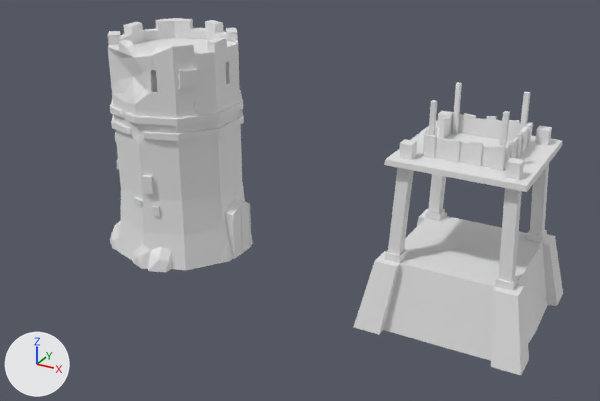
Two versions of the Blender file Models/Archer Tower L1.blend, one commit apart.
Both versions are drawn from a camera (50 mm lens) standing at (2.52, -8.71, 5.34) and looking at (-2.27, -0.01, 0.99). The lights are fixed; the arrows at lower left show +X, +Y and +Z.

The older version as bpy lines, for what is in view:
```python
me_cube = bpy.data.meshes.new('Cube')
me_cube.from_pydata(...)  # 632 vertices, 609 faces; spans x -1.0..1.0, y -1.0..1.0, z -0.07..6.36
me_cylinder_001 = bpy.data.meshes.new('Cylinder.001')
me_cylinder_001.from_pydata(...)  # 635 vertices, 638 faces; spans x -0.96..0.98, y -1.07..1.0, z 0.0..3.0
ob_cube_001 = bpy.data.objects.new('Cube.001', me_cube)
ob_cube_001.location = (0.0, 0.0, 0.0)
ob_cube_001.scale = (1.0, 1.0, 0.426)
ob_hwacha_tower = bpy.data.objects.new('Hwacha_Tower', me_cylinder_001)
ob_hwacha_tower.location = (-4.16, 0.0, 0.0)
```
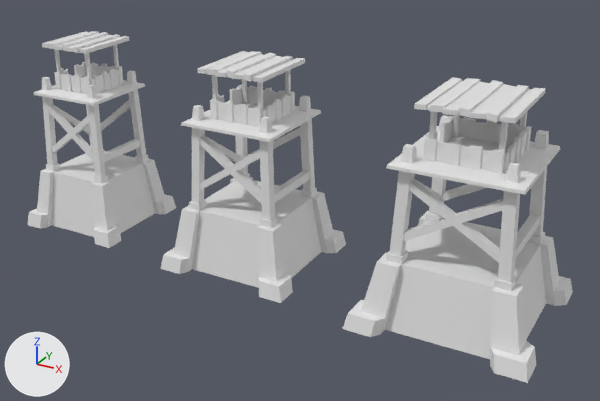
Commit message: Finished archer tower

Diff of the bpy script that builds the scene:
```diff
--- a/Models/Archer Tower L1.blend.py
+++ b/Models/Archer Tower L1.blend.py
@@ me_cube @@
 # used by ob_cube_001; location = (0.0, 0.0, 0.0); scale = (1.0, 1.0, 0.426)
-me_cube.from_pydata(...)  # 632 vertices, 609 faces; spans x -1.0..1.0, y -1.0..1.0, z -0.07..6.36
+me_cube.from_pydata(...)  # 850 vertices, 847 faces; spans x -1.1..1.1, y -1.1..1.1, z 0.0..2.74
+# me_cube part 1: 632 vertices removed from x -1.0..1.0, y -1.0..1.0, z -0.07..6.36; 850 vertices added at x -1.1..1.1, y -1.1..1.1, z 0.0..2.74
+# me_cube part 2: the surface is now shaded smooth
@@ me_cube_003 @@
+me_cube_003.from_pydata(...)  # 850 vertices, 847 faces; spans x -1.1..1.1, y -1.1..1.1, z 0.0..2.74
+me_cube_003.polygons.foreach_set('use_smooth', [True] * 847)
@@ ob_cube_001 @@
 ob_cube_001.location = (0.0, 0.0, 0.0)
-ob_cube_001.scale = (1.0, 1.0, 0.426)
@@ ob_hwacha_tower @@
-ob_hwacha_tower = bpy.data.objects.new('Hwacha_Tower', me_cylinder_001)
-ob_hwacha_tower.location = (-4.16, 0.0, 0.0)
@@ ob_cube_000 @@
+ob_cube_000 = bpy.data.objects.new('Cube.000', me_cube_003)
+ob_cube_000.location = (-2.97, 0.0, 0.0)
+ob_cube_000.scale = (0.851, 0.851, 1.0)
@@ ob_cube_002 @@
+ob_cube_002 = bpy.data.objects.new('Cube.002', me_cube_003.copy())
+ob_cube_002.location = (-5.71, 0.0, 0.0)
+ob_cube_002.scale = (0.719, 0.719, 1.0)
```

Where the change shows, as pixel boxes [x1, y1, x2, y2] in the pictures (600 x 401 px; the box of a moved part takes in the faces that stretch with it):
'Cube.001', reshaped, rescaled (10% wider): before [354, 82, 563, 375]; after [342, 77, 573, 383]
'Hwacha_Tower', deleted: before [108, 18, 253, 272]
'Cube.000', added: after [160, 51, 346, 303]
'Cube.002', added: after [27, 31, 176, 248]
part 1 of me_cube, moved or reshaped: before [354, 82, 563, 375]; after [342, 77, 573, 383]
